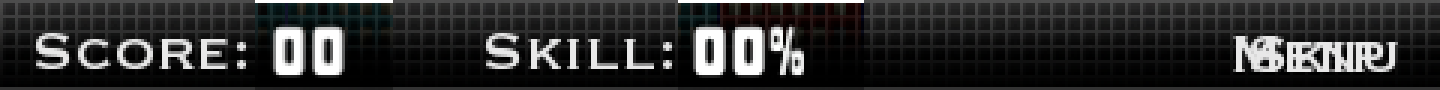
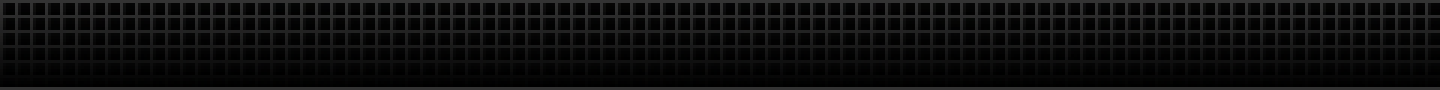
Comparing the layer stacks of the two w=1440, h=90 images. Changes:
hid "Skip" over (x1=1248, y1=36, x2=1386, y2=72)
hid "Menu" over (x1=1233, y1=36, x2=1398, y2=72)
hid "Skill:" over (x1=483, y1=33, x2=672, y2=69)
hid "Score:" over (x1=33, y1=33, x2=246, y2=69)
hid "Numbers" over (x1=255, y1=0, x2=864, y2=90)
